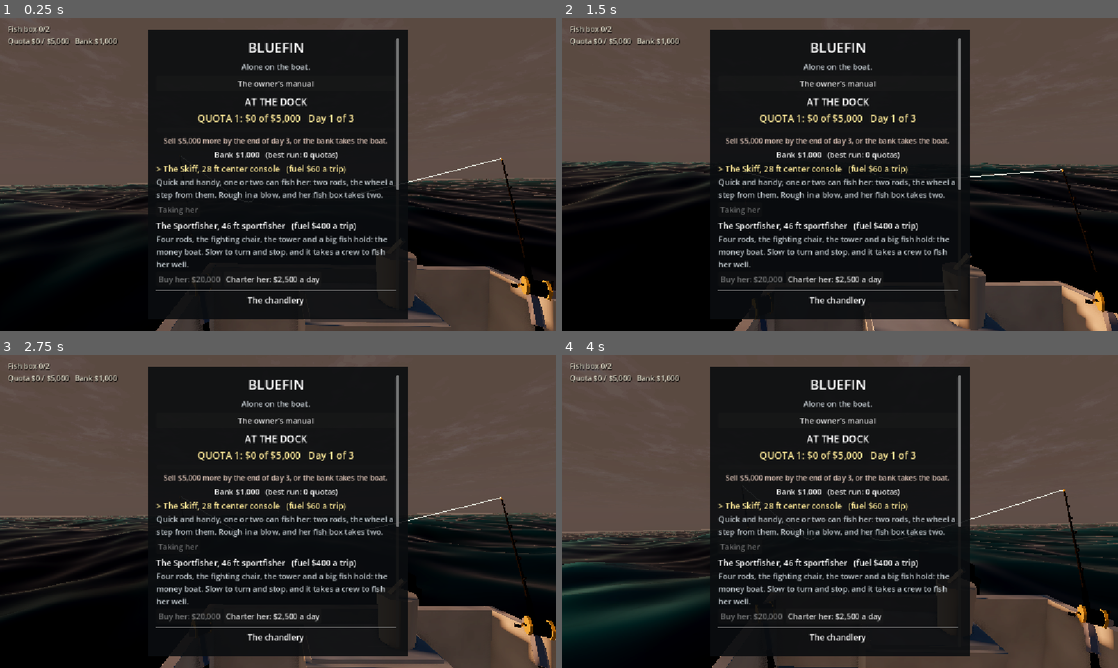
Above: before the commit, frames 1-4 (two rows, left to right).
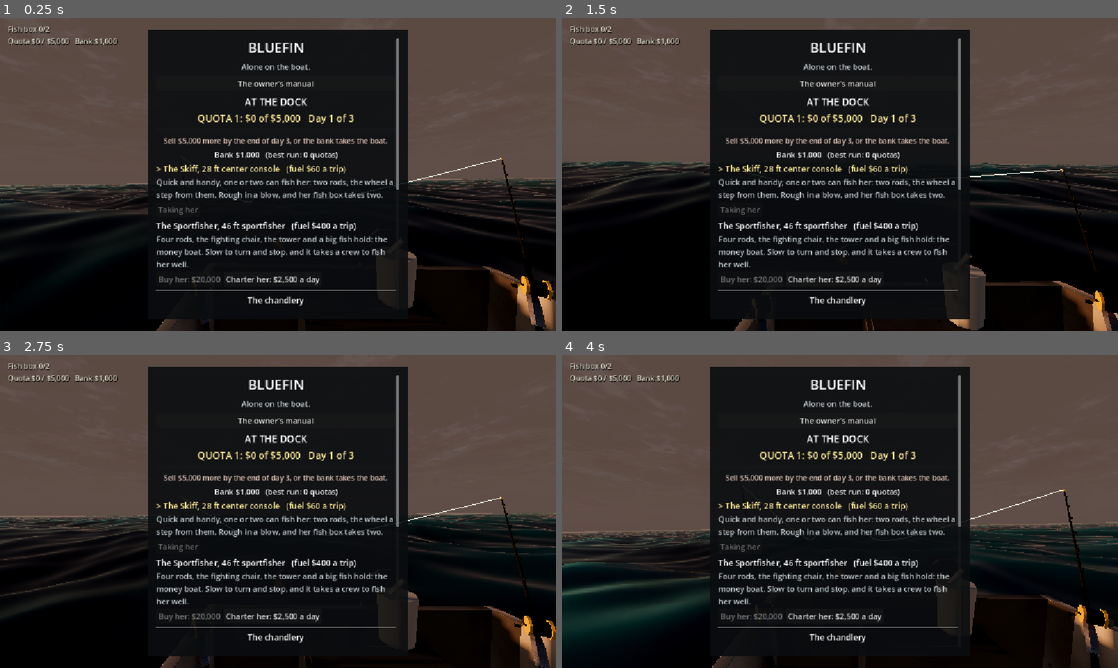
Above: after the commit, the same moments.

Repository: Kortev/Gull-Harbor
Game: Godot game, scene res://sea/sea.tscn
Two runs of this game, one before a commit and one after it. Both use one fixed random seed, a clock stepped at 60 frames per second and the inputs below.
Inputs (mouse positions are in pixels of both pictures, inside the frame that each line leads up to):
- Up to frame 1 (0.25 s): no input
- Up to frame 2 (1.5 s): move the mouse to (962, 158) at 0.52 s; hold D (move_right) 0.53-1.25 s; hold B (binoculars) 0.53-1.25 s; click (962, 158) at 0.67 s; tap Space (jump) at 0.77, 1.07 s; drag from (728, 190) to (812, 237) at 1.27 s
- Up to frame 3 (2.75 s): move the mouse to (333, 442) at 2.02 s; hold D (move_right) from 2.03 s (still down); hold Q (drop) from 2.03 s (still down); click (333, 442) at 2.17 s
- Up to frame 4 (4 s): release D (move_right) at 2.75 s; release Q (drop) at 2.75 s; drag from (812, 574) to (673, 464) at 2.77 s; move the mouse to (1006, 558) at 3.52 s; hold A (move_left) from 3.53 s (still down); hold Shift (sprint) from 3.53 s (still down); click (1006, 558) at 3.67 s; tap Space (jump) at 3.77 s

The runs differ from the first frame. In frame 1, 5.9% of the frame differs, in the area x 28-100%, y 78-100%; in frame 2, 4.6%; in frame 3, 5.7%; in frame 4, 6.5%, in the area x 27-100%, y 66-100%.

Commit message:
Boats repainted in the crew's style; the skiff's outboards rounded
art/boat_paint.py paints each boat material as tiling pixel art from the
kit's photos: scuffed, chipped gelcoat; the non-skid deck's pattern with
dirt, fish scales and blood; mottled antifouling with barnacles; teak in
caulked planks; woven, sun-faded canvas; twisted rope; scuffed rubber;
brushed steel. Ambient occlusion baked into the vertex colours. Models
import with crisp pixels. The skiff's outboards get real cowls with a
white band, a leg and a skeg. tests/crew_shot.tscn also shoots both boats.

Co-Authored-By: Claude Opus 5.5 <noreply@anthropic.com>

Diff:
--- a/core/psx_import.gd
+++ b/core/psx_import.gd
@@ -73,7 +73,7 @@
 
 func _crunch(mat: BaseMaterial3D) -> void:
 	# (the stylized look: smooth filtering, and each material's own roughness from Blender, not a flat 1)
-	mat.texture_filter = BaseMaterial3D.TEXTURE_FILTER_LINEAR_WITH_MIPMAPS_ANISOTROPIC
+	mat.texture_filter = BaseMaterial3D.TEXTURE_FILTER_NEAREST_WITH_MIPMAPS_ANISOTROPIC  # (crisp pixel art, as the crew)
 	mat.roughness = clampf(mat.roughness, 0.35, 1.0)
 	mat.metallic = minf(mat.metallic, 0.6)
 	mat.metallic_specular = SPECULAR
--- a/tests/crew_shot.gd
+++ b/tests/crew_shot.gd
@@ -25,9 +25,21 @@
 	await _shot(me, cam, "crew_standing", Vector3(0.0, 1.35, -2.4), 1.0)
 	await _shot(me, cam, "crew_face", Vector3(0.0, 1.6, -0.9), 1.55)
 	await _shot(me, cam, "crew_back", Vector3(0.6, 1.4, 2.4), 1.0)
+	await _boat_shot(cam, "boat_" + str(sea.boat.kind), Vector3(-5.5, 3.2, 7.5))
+	await _boat_shot(cam, "boat_" + str(sea.boat.kind) + "_deck", Vector3(1.2, 2.4, 3.6))
 	sea.rods.request_grab(0)
 	await get_tree().create_timer(1.5).timeout
 	await _shot(me, cam, "crew_rod", Vector3(1.4, 1.4, -1.8), 1.0)
+	# and the sportfisher (bought for the shot, in the test's own save)
+	sea.rods.request_return(0)
+	sea.fish_hold.head_in()
+	await get_tree().create_timer(1.0).timeout
+	sea.fish_hold.owned = ["skiff", "sportfisher"]
+	sea.fish_hold.head_out("sportfisher")
+	sea.fish_hold.trip_t0 -= sea.fish_hold.DAY * 0.4
+	await get_tree().create_timer(2.0).timeout
+	await _boat_shot(cam, "boat_sportfisher", Vector3(-8.0, 5.0, 12.0))
+	await _boat_shot(cam, "boat_sportfisher_deck", Vector3(1.5, 2.6, 7.0))
 	DirAccess.remove_absolute(ProjectSettings.globalize_path(sea.fish_hold.save_path))
 	get_tree().quit()
 
@@ -45,3 +57,17 @@
 	var path := "res://docs/shots/%s.png" % what
 	get_viewport().get_texture().get_image().save_png(ProjectSettings.globalize_path(path))
 	print("SHOT ", path)
+
+
+## The boat from `off` (in her own frame: +z astern, +x starboard), looking at her middle.
+func _boat_shot(cam: Camera3D, what: String, off: Vector3) -> void:
+	Input.mouse_mode = Input.MOUSE_MODE_CAPTURED
+	for i in 20:
+		var t: Transform3D = sea.boat.global_transform
+		cam.global_position = t * off
+		cam.look_at(t * Vector3(0.0, 0.8, 0.0), Vector3.UP)
+		await get_tree().process_frame
+	await RenderingServer.frame_post_draw
+	var path := "res://docs/shots/%s.png" % what
+	get_viewport().get_texture().get_image().save_png(ProjectSettings.globalize_path(path))
+	print("SHOT ", path)
Binary file changed: boat/boat.glb
Binary file changed: boat/skiff.glb
Binary file added: docs/shots/boat_skiff.png
Binary file added: docs/shots/boat_skiff_deck.png
Binary file added: docs/shots/boat_sportfisher.png
Binary file added: docs/shots/boat_sportfisher_deck.png
Binary file changed: docs/shots/crew_back.png
Binary file changed: docs/shots/crew_face.png
Binary file changed: docs/shots/crew_rod.png
Binary file changed: docs/shots/crew_standing.png
Not shown, changed: art/boat.py
Not shown, added: art/boat_paint.py
(and 2 more such lines)
